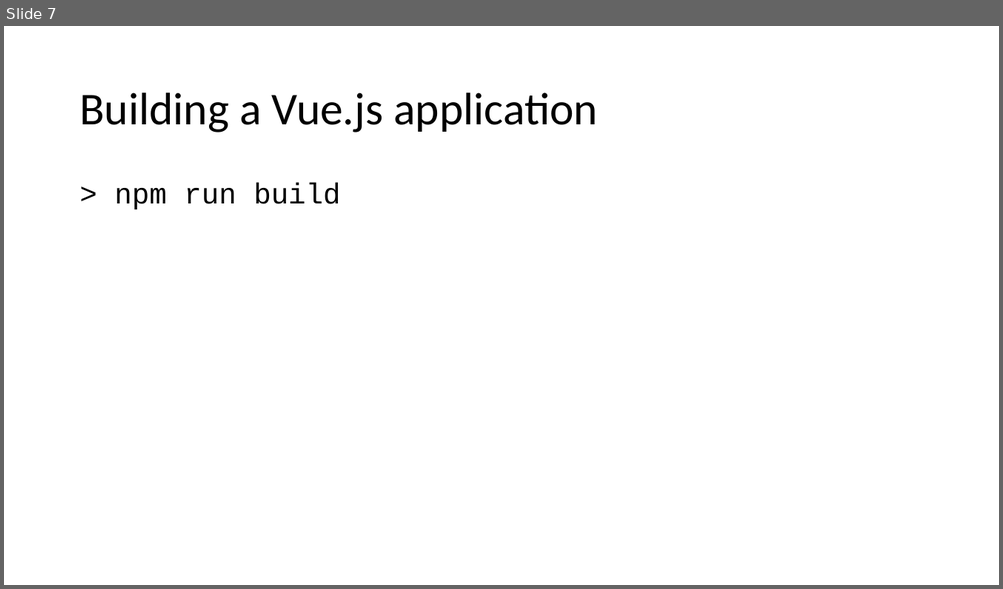
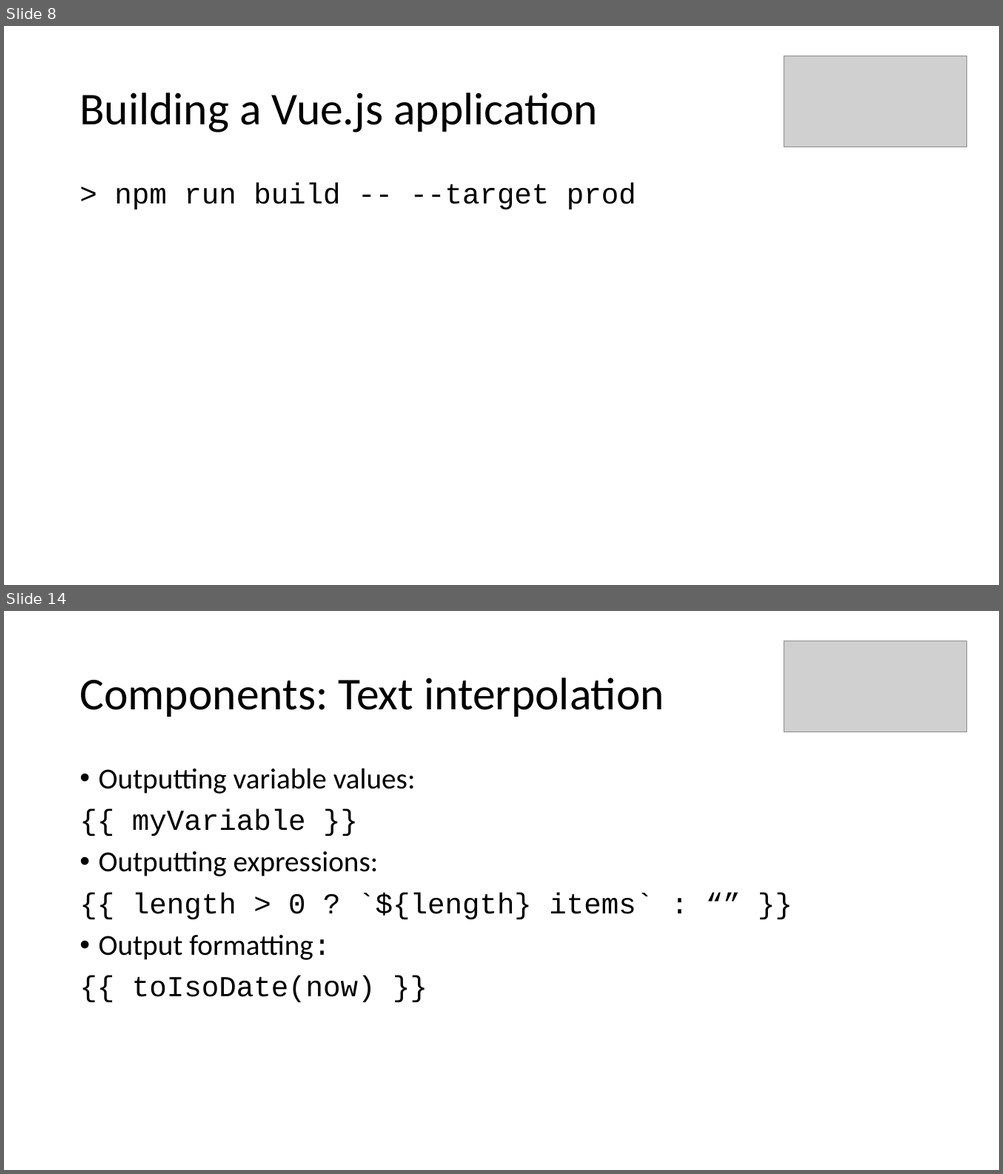
Before and after one commit to aljazsim/vue-masterclass-examples, a slide deck: Vuejs Masterclass.pptx. Shown one above the other, each under a label of ours: slide 7 before the commit, slides 8 and 14 after it; the slides between them are not shown. The pictures are 1003x589 and 1003x1174 pixels, drawn with LibreOffice and Linux fonts; fonts in the diff are those of the drawing; grey boxes stand for pictures. Boxes give left, top, right and bottom in pixels: in the first picture for what was removed or moved away, otherwise in the second. Text is boxed around its words. In the diff, an @@ line names an element or a change of style, - is before the commit and + after.

```diff
--- a/Vuejs Masterclass.pptx
+++ b/Vuejs Masterclass.pptx
@@ slide 14 added at <box>4,611,999,1170</box>, background #FFFFFF @@
@@ picture added at <box>784,641,967,732</box> @@
@@ title added at <box>79,678,664,717</box>, 44 pt, text #000000 @@
+Components: Text interpolation
@@ text added at <box>99,768,653,1002</box>, 28 pt, text #000000 @@
+• Outputting variable values:
+{{ myVariable }}
+• Outputting expressions:
+{{ length > 0 ? `${length} items` : “” }}
+• Output formatting:
+{{ toIsoDate(now) }}
@@ what was slide 7 is now slide 8 @@
@@ slide 8 changed as well @@
@@ picture added at <box>784,56,967,147</box> @@
@@ text at <box>114,183,636,210</box>: text changed @@
-> npm run build
+> npm run build -- --target prod
```
Also in this commit, not shown: 7 other slides changed, 31 other slides added, 1 other file.
